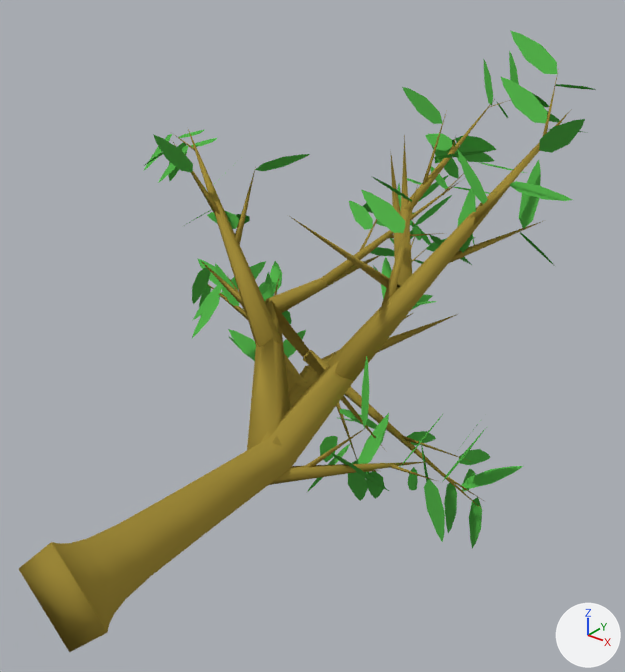
What one commit did to the Blender file blend/tree3.blend.
Rendered twice from a camera (50 mm lens) standing at (58.8, -34.8, 59.0) and looking at (-11.9, 53.5, 4.2). The lights are fixed; the arrows at lower right show +X, +Y and +Z.

Names of what the first picture shows: 'tree3', 'tree3.001'.
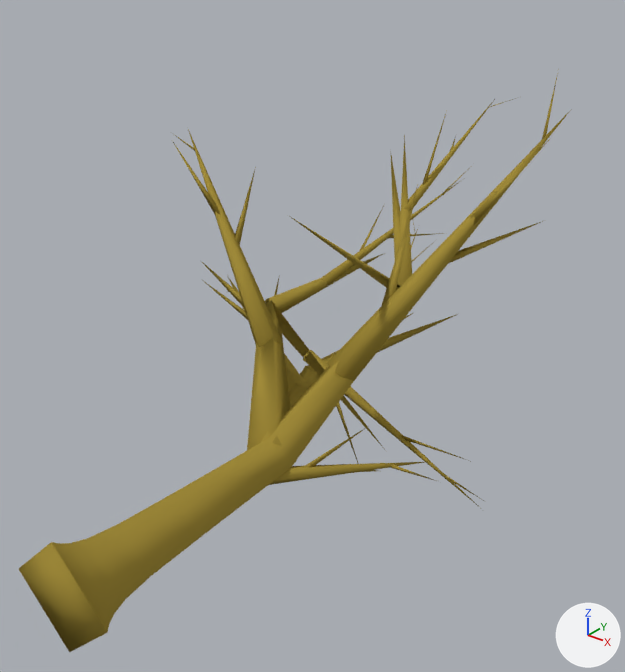
The change, as a diff of the scene's bpy script:
```diff
--- a/blend/tree3.blend.py
+++ b/blend/tree3.blend.py
@@ ob_tree3 @@
-ob_tree3 = bpy.data.objects.new('tree3', me_leaves)
-ob_tree3.location = (0.0, 0.0, 0.0)
-ob_tree3.rotation_euler = (-1.571, 0.0, 0.0)  # degrees (-90, 0, 0)
-ob_tree3.scale = (9.22, 9.22, 9.22)
```

Pixel boxes [x1, y1, x2, y2] of what changed, in the pictures (625 x 672 px):
'tree3', deleted (green)
    before: [144, 31, 596, 548]
